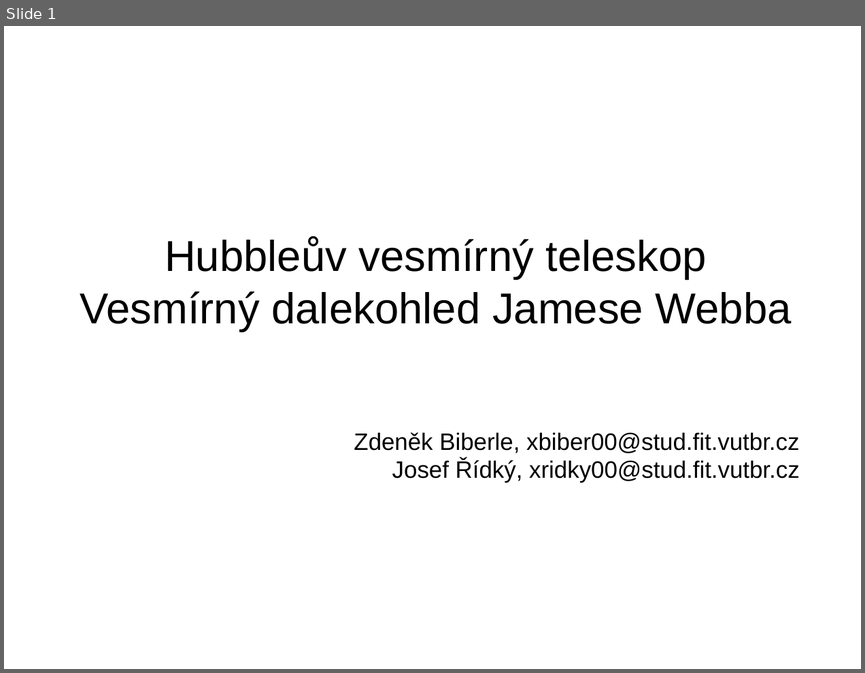
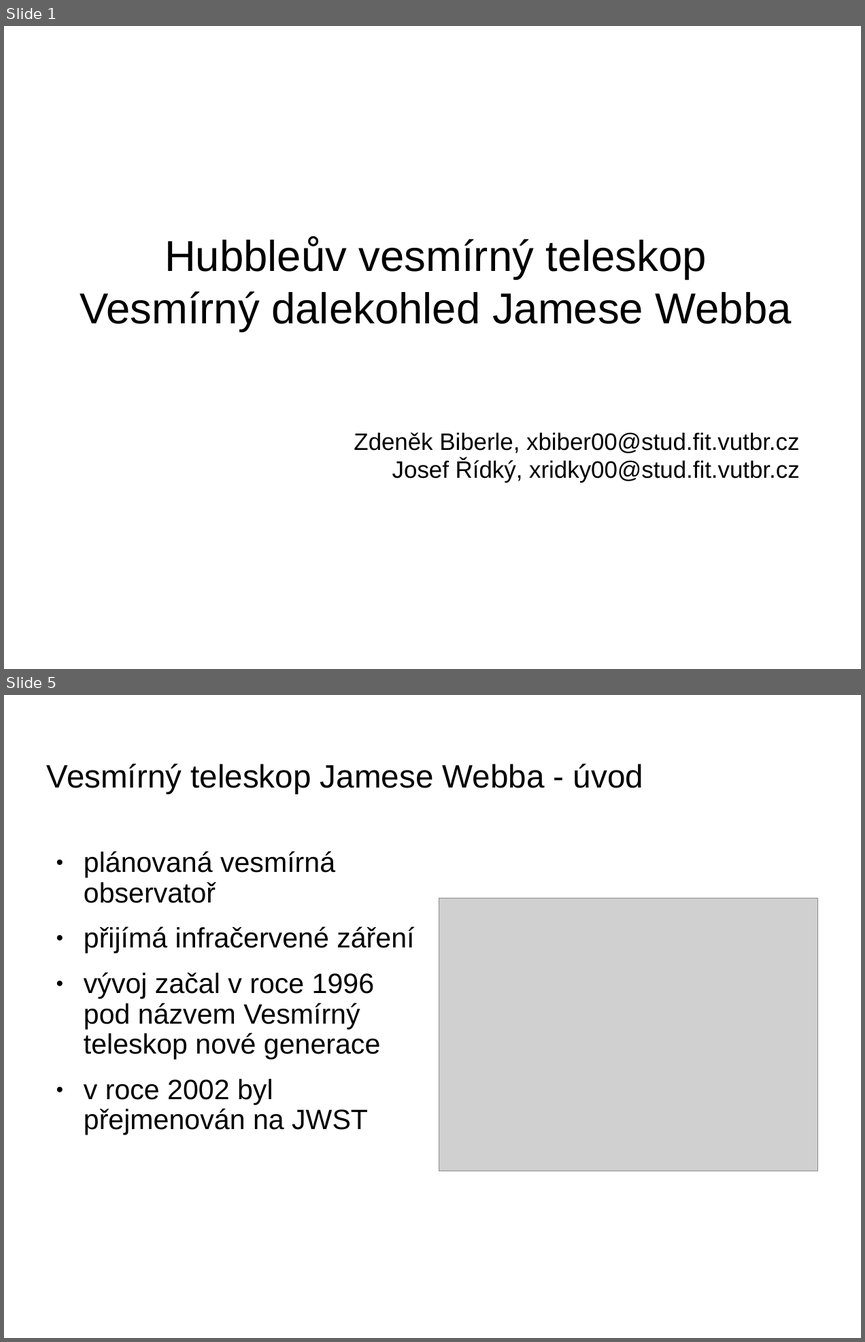
Before and after one commit to fast4shoot/FYO2015, a slide deck: slides/slides.odp. Shown one above the other, each under a label of ours: slide 1 before the commit, slides 1 and 5 after it; the slides between them are not shown. The pictures are 865x673 and 865x1342 pixels, drawn with LibreOffice and Linux fonts; fonts in the diff are those of the drawing; grey boxes stand for pictures; background and template pictures are left out. Boxes give left, top, right and bottom in pixels: in the first picture for what was removed or moved away, otherwise in the second. Text is boxed around its words. In the diff, an @@ line names an element or a change of style, - is before the commit and + after.

```diff
--- a/slides/slides.odp
+++ b/slides/slides.odp
@@ slide 5 added at bbox=[4, 695, 861, 1338], background picture (left out) @@
@@ title added at bbox=[47, 764, 643, 794], 30 pt, text #000000 @@
+Vesmírný teleskop Jamese Webba - úvod
@@ text added at bbox=[84, 851, 414, 1135], 25.9 pt, text #000000 @@
+● plánovaná vesmírná observatoř
+● přijímá infračervené záření
+● vývoj začal v roce 1996 pod názvem Vesmírný teleskop nové generace
+● v roce 2002 byl přejmenován na JWST
@@ picture added at bbox=[439, 898, 818, 1170] @@
```
Also in this commit, not shown: 1 slide changed, 9 other slides added, 3 other files.
